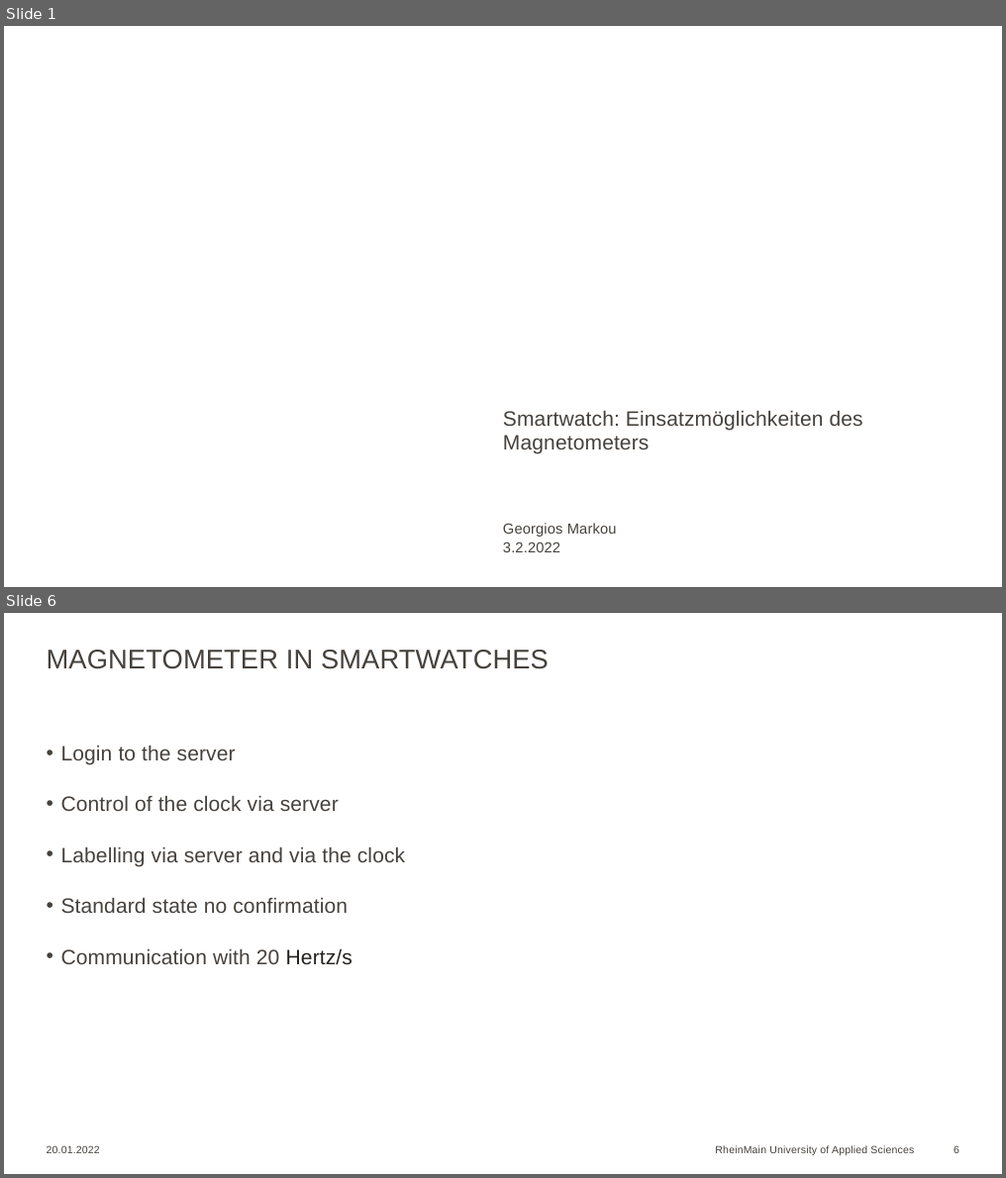
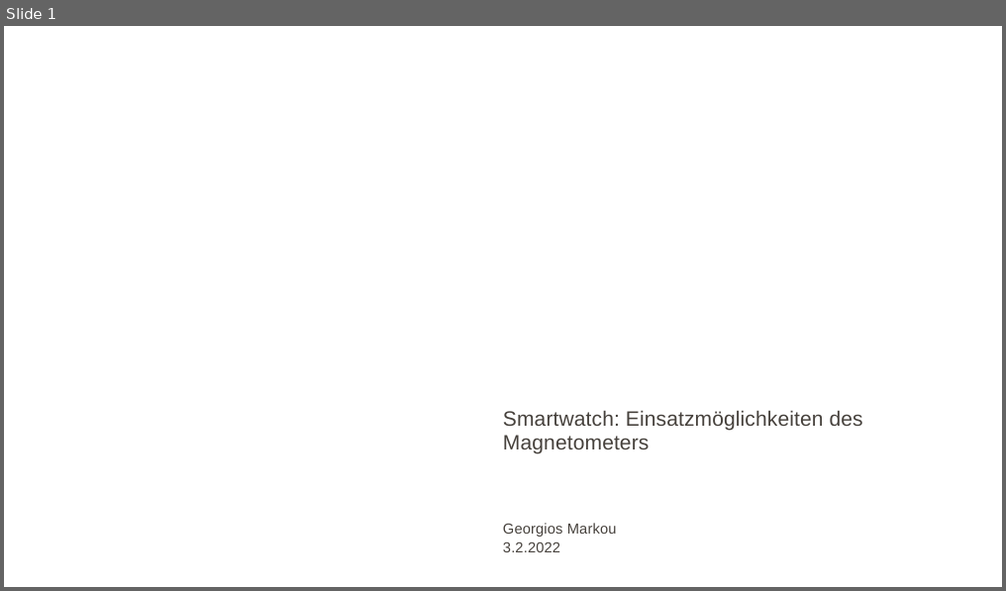
Before and after one commit to Georgios24816/hsrm, a slide deck: 5/Seminar/Georgios_Markou_10.odp. Shown one above the other, each under a label of ours: slides 1 and 6 before the commit, slide 1 after it; the slides between them are not shown. The pictures are 1006x1178 and 1006x591 pixels, drawn with LibreOffice and Linux fonts; fonts in the diff are those of the drawing; background and template pictures are left out. Boxes give left, top, right and bottom in pixels: in the first picture for what was removed or moved away, otherwise in the second. Text is boxed around its words. In the diff, an @@ line names an element or a change of style, - is before the commit and + after.

```diff
--- a/5/Seminar/Georgios_Markou_10.odp
+++ b/5/Seminar/Georgios_Markou_10.odp
@@ slide 6 removed at (x1=4, y1=613, x2=1002, y2=1174), background #FFFFFF @@
@@ title removed at (x1=47, y1=650, x2=548, y2=669) @@
-MAGNETOMETER IN SMARTWATCHES
@@ text removed at (x1=61, y1=745, x2=405, y2=965) @@
-• Login to the server
-• Control of the clock via server
-• Labelling via server and via the clock
-• Standard state no confirmation
-• Communication with 20 Hertz/s
@@ text removed at (x1=47, y1=1146, x2=100, y2=1154) @@
-20.01.2022
@@ text removed at (x1=715, y1=1146, x2=914, y2=1156) @@
-RheinMain University of Applied Sciences
@@ page number removed at (x1=953, y1=1146, x2=959, y2=1154) @@
-6
```
Also in this commit, not shown: 9 slides changed, 1 slide added, 5 other files.
